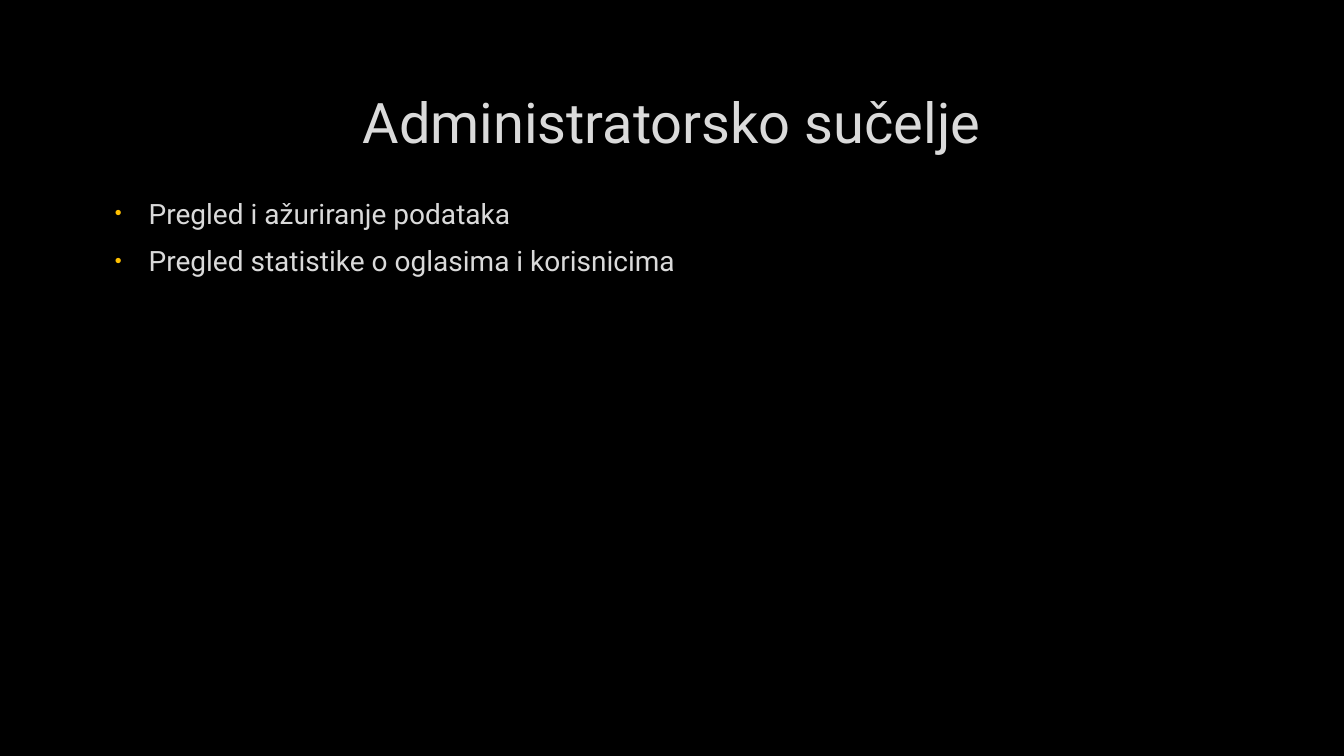
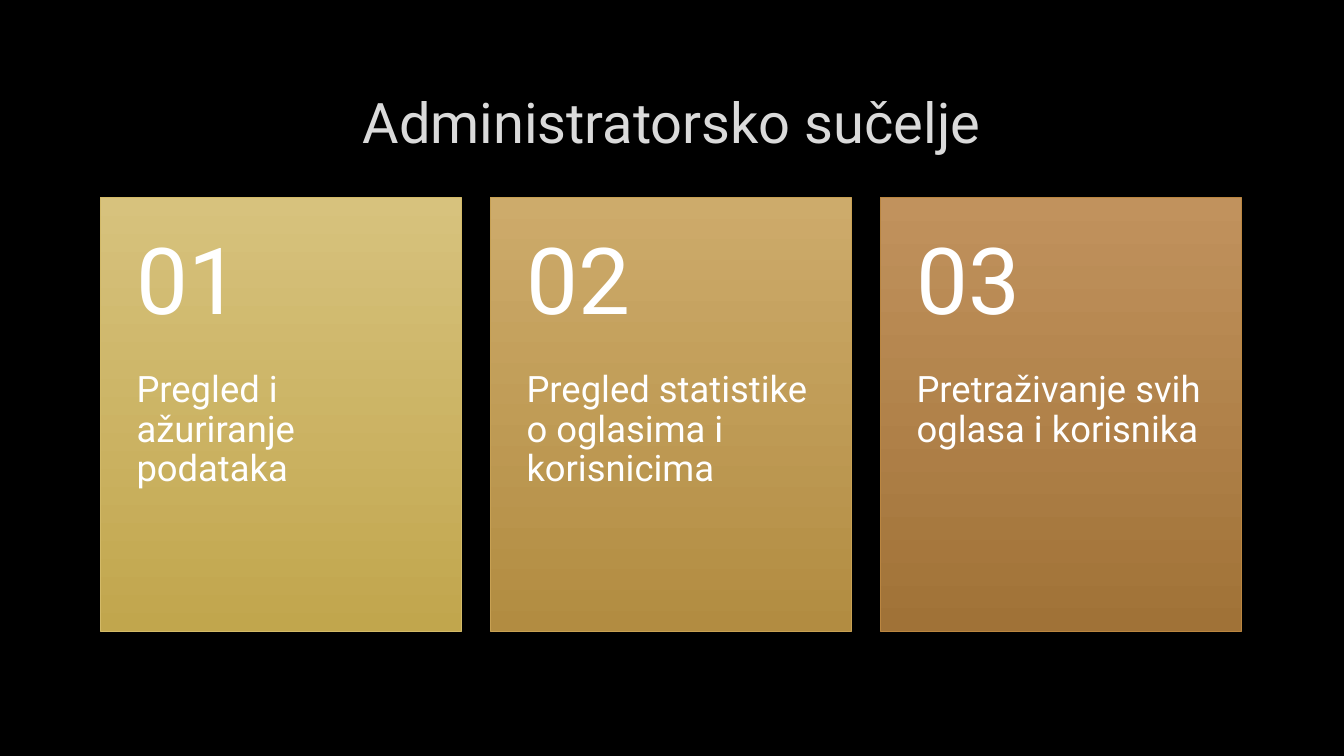
Before and after one commit to ararune/stproprint, a slide deck: slide 12 of Prezentacija.pptx. Drawn at 1344x756 pixels with LibreOffice and Linux fonts; fonts in the diff are those of the drawing; background and template pictures are left out. Boxes give left, top, right and bottom in pixels: in the first picture for what was removed or moved away, otherwise in the second. Text is boxed around its words. In the diff, an @@ line names an element or a change of style, - is before the commit and + after.

```diff
--- a/Prezentacija.pptx
+++ b/Prezentacija.pptx
@@ text at [149, 203, 510, 230]: paragraph removed @@
-• Pregled i ažuriranje podataka
@@ group added at [101, 198, 1242, 631]: 5 texts, 3 rectangles @@
+Pregled i ažuriranje podataka
+01
+02
+Pretraživanje svih oglasa i korisnika
+03
@@ text "Pregled statistike o oglasima i ...": place and size @@
-text "Pregled statistike o oglasima i ..." at [149, 203, 674, 277]
+text "Pregled statistike o oglasima i ..." at [527, 374, 807, 482]
@@ text "Pregled statistike o oglasima i ..." at [527, 374, 807, 482]: size 20 to 26 pt, text colour #DADADA to #FFFFFF, letter outline #404040 0.75 pt to none; bullet • to none; line spacing 1 to 0.9 @@
```
Also in this commit, not shown: 5 other slides changed.
